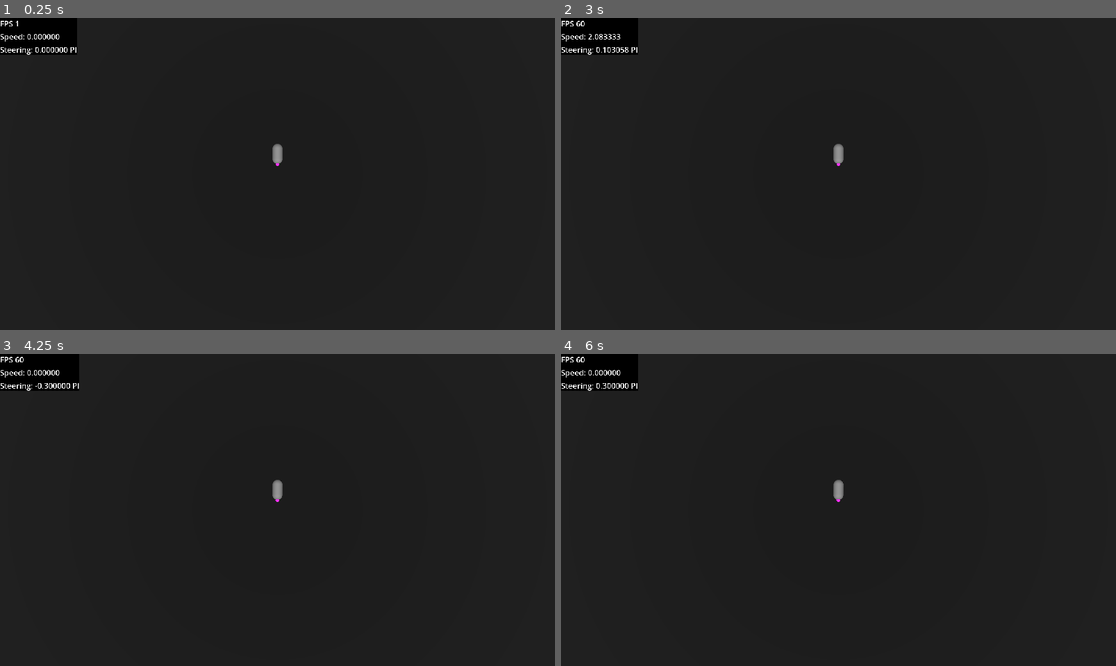
Above: before the commit, frames 1-4 (two rows, left to right).
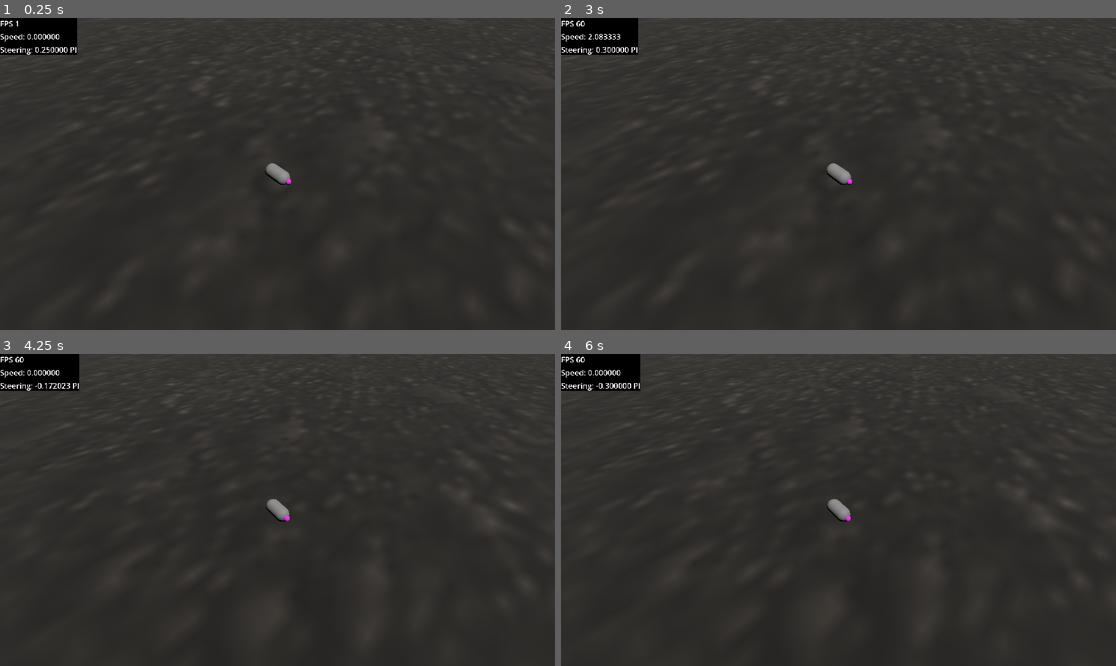
Above: after the commit, the same moments.

Repository: dantoso/DeliveryGame
Game: Godot game, scene res://Scenes/Sandbox.tscn
Two runs of this game, one before a commit and one after it. Both use one fixed random seed, a clock stepped at 60 frames per second and the inputs below. The project has no main scene, so this scene is started directly.
Inputs (mouse positions are in pixels of both pictures, inside the frame that each line leads up to):
- Up to frame 1 (0.25 s): no input
- Up to frame 2 (3 s): tap Enter at 0.5, 2.75 s; move the mouse to (960, 158) at 0.52 s; hold D (SteerRight) 0.53-1.28 s; hold Right mouse button (Brake) 0.53-1.28 s; move the mouse to (727, 189) at 1.27 s; hold S (SteerDown) 1.28-2.03 s; right-click (727, 189) at 1.35 s; tap Space (Accelerate) at 2 s; move the mouse to (894, 105) at 2.02 s; hold D (SteerRight) 2.03-2.78 s; hold Right mouse button (Brake) 2.03-2.78 s; move the mouse to (810, 236) at 2.77 s; hold Space (Accelerate) from 2.78 s (still down); right-click (810, 236) at 2.85 s
- Up to frame 3 (4.25 s): move the mouse to (444, 556) at 3.52 s; release Space (Accelerate) at 3.53 s; hold A (SteerLeft) from 3.53 s (still down); hold Right mouse button (Brake) from 3.53 s (still down)
- Up to frame 4 (6 s): tap Space (Accelerate) at 4.25, 5.75 s; move the mouse to (672, 463) at 4.27 s; release Right mouse button (Brake) at 4.28 s; right-click (672, 463) at 4.35 s; tap Enter at 5 s; move the mouse to (866, 510) at 5.02 s; release A (SteerLeft) at 5.03 s; hold S (SteerDown) 5.03-5.78 s; hold Right mouse button (Brake) 5.03-5.78 s; move the mouse to (755, 432) at 5.77 s; hold D (SteerRight) from 5.78 s (still down); right-click (755, 432) at 5.85 s

The runs differ from the first frame. In frame 1, 18% of the frame differs, in the area x 0-100%, y 0-98%; in frame 2, 18%; in frame 3, 18%; in frame 4, 18%, in the area x 0-100%, y 0-92%.

Commit message:
feat: floor textures + spring arm

Diff:
--- a/Scenes/Player.tscn
+++ b/Scenes/Player.tscn
@@ -57,15 +57,14 @@
 sprite_frames = SubResource("SpriteFrames_gntrk")
 
 [node name="CameraPivot" type="Node3D" parent="."]
-transform = Transform3D(1, 0, 0, 0, 1, 0, 0, 0, 1, 0, 10, 0)
+transform = Transform3D(0.707107, 0.5, -0.5, 0, 0.707107, 0.707107, 0.707107, -0.5, 0.5, 0, 0, 0)
 
 [node name="SpringArm3D" type="SpringArm3D" parent="CameraPivot"]
 collision_mask = 2
 shape = SubResource("SphereShape3D_gntrk")
+spring_length = 7.0
 
 [node name="Camera3D" type="Camera3D" parent="CameraPivot/SpringArm3D"]
-transform = Transform3D(1, 0, 0, 0, -4.37114e-08, 1, 0, -1, -4.37114e-08, 0, 0, 0)
-current = true
 
 [node name="MouseRaycastPlane" type="StaticBody3D" parent="."]
 collision_layer = 4
--- a/Scenes/Sandbox.tscn
+++ b/Scenes/Sandbox.tscn
@@ -1,14 +1,17 @@
-[gd_scene load_steps=7 format=3 uid="uid://dcdigkp83t8a3"]
+[gd_scene load_steps=8 format=3 uid="uid://dcdigkp83t8a3"]
 
 [ext_resource type="PackedScene" uid="uid://dth74ffmlb1hs" path="res://Scenes/Player.tscn" id="1_qotlx"]
 [ext_resource type="Script" uid="uid://7jdqtoslgvau" path="res://Scripts/Level/Sandbox.gd" id="1_xqu6k"]
 [ext_resource type="Script" uid="uid://dxjgha7w4bjrt" path="res://Scripts/Components/FPSCounter.gd" id="2_eo7g3"]
+[ext_resource type="Texture2D" uid="uid://c25somxo4a7mv" path="res://Assets/Test/Dirt_05-128x128.png" id="2_j25i0"]
 
 [sub_resource type="BoxShape3D" id="BoxShape3D_0a0mn"]
 size = Vector3(500, 1, 500)
 
 [sub_resource type="StandardMaterial3D" id="StandardMaterial3D_0a0mn"]
-albedo_color = Color(0.046278, 0.046278, 0.046278, 1)
+albedo_color = Color(0.412152, 0.412152, 0.412152, 1)
+albedo_texture = ExtResource("2_j25i0")
+uv1_scale = Vector3(20, 20, 20)
 
 [sub_resource type="BoxMesh" id="BoxMesh_0a0mn"]
 material = SubResource("StandardMaterial3D_0a0mn")
Binary file added: Assets/Test/Dirt_05-128x128.png
Not shown, added: Assets/Test/Dirt_05-128x128.png.import
